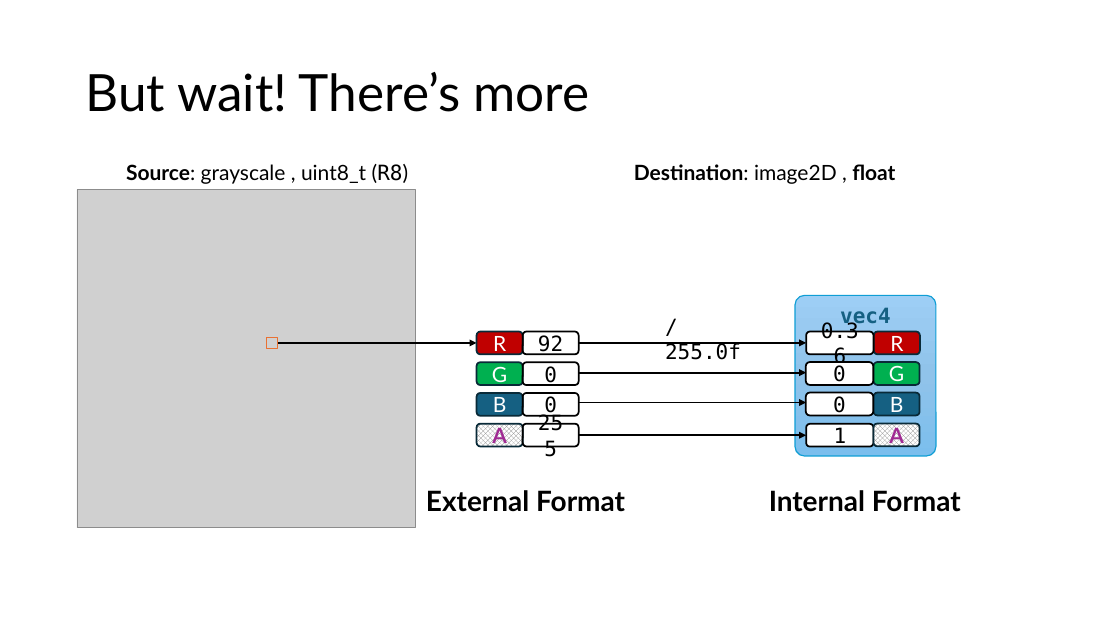
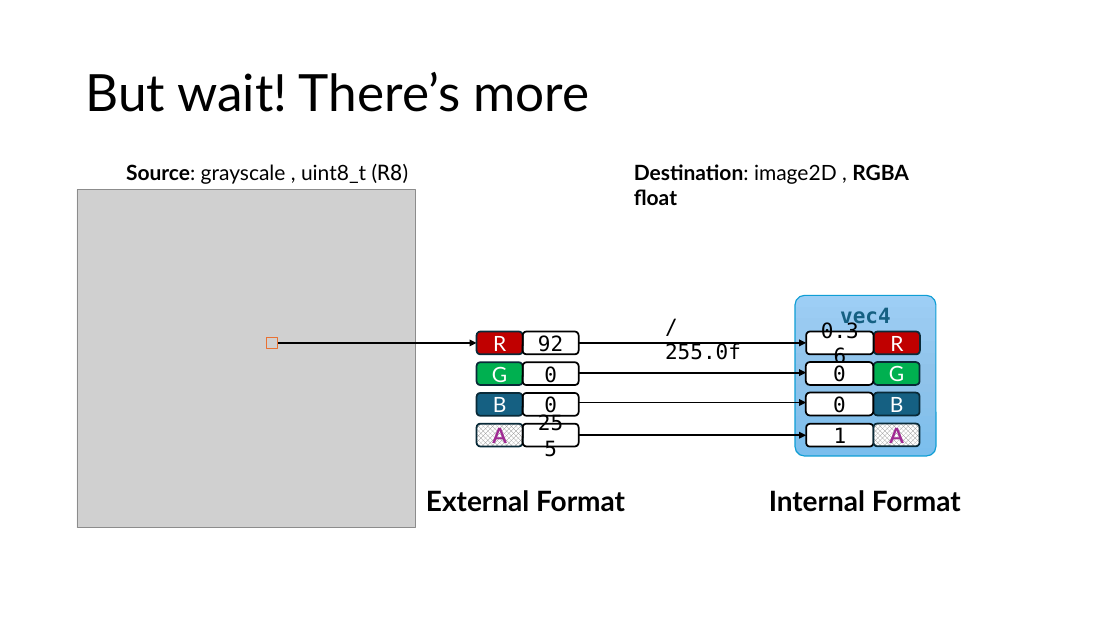
Before and after one commit to samynk/TinyCompute, a slide deck: slide 37 of Docs/presentations/cppcon2025.pptx. Drawn at 1120x630 pixels with LibreOffice and Linux fonts; fonts in the diff are those of the drawing; grey boxes stand for pictures. Boxes give left, top, right and bottom in pixels: in the first picture for what was removed or moved away, otherwise in the second. Text is boxed around its words. In the diff, an @@ line names an element or a change of style, - is before the commit and + after.

Commit message:
Added std::array transpilation possibility. Finalized image based version of game of life.

```diff
--- a/Docs/presentations/cppcon2025.pptx
+++ b/Docs/presentations/cppcon2025.pptx
@@ text at bbox=[634, 164, 909, 205]: text changed @@
-Destination: image2D , float
+Destination: image2D , RGBA float
```
Also in this commit, not shown: 3 other slides changed, 13 slides added, 17 other files.
